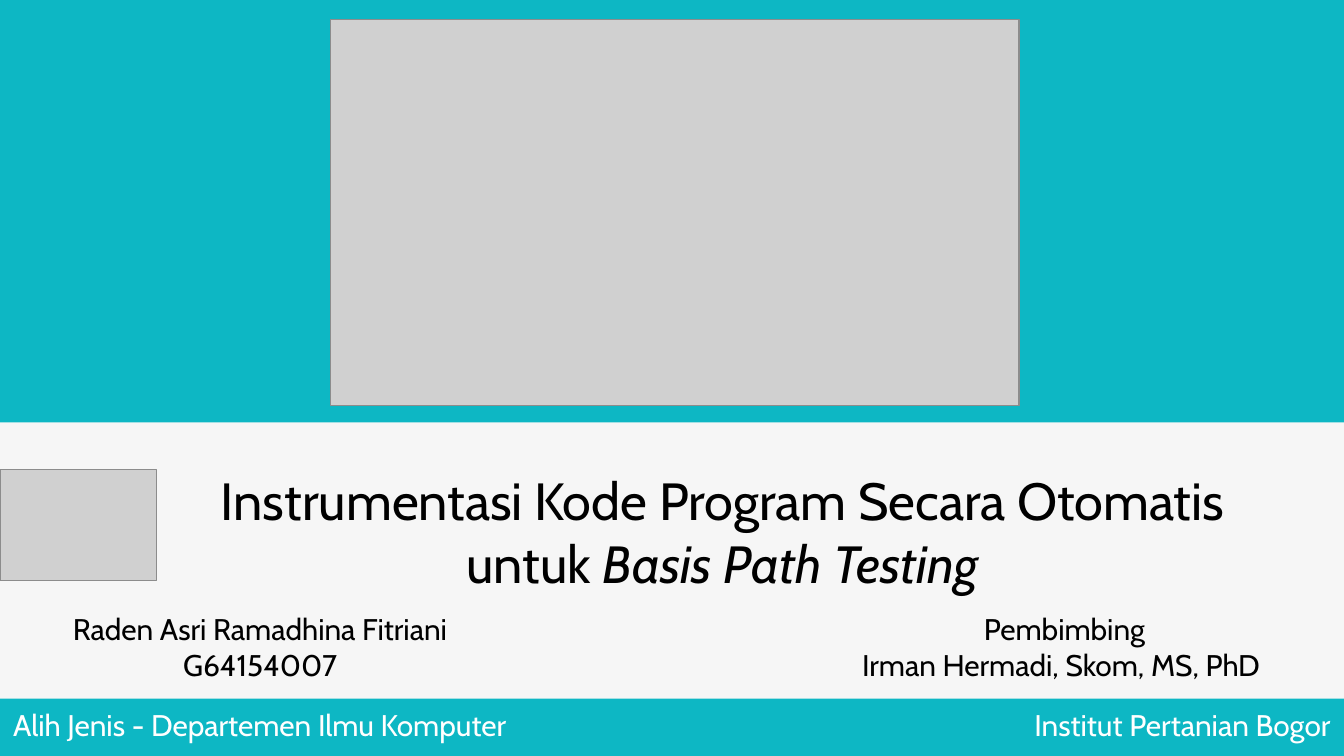
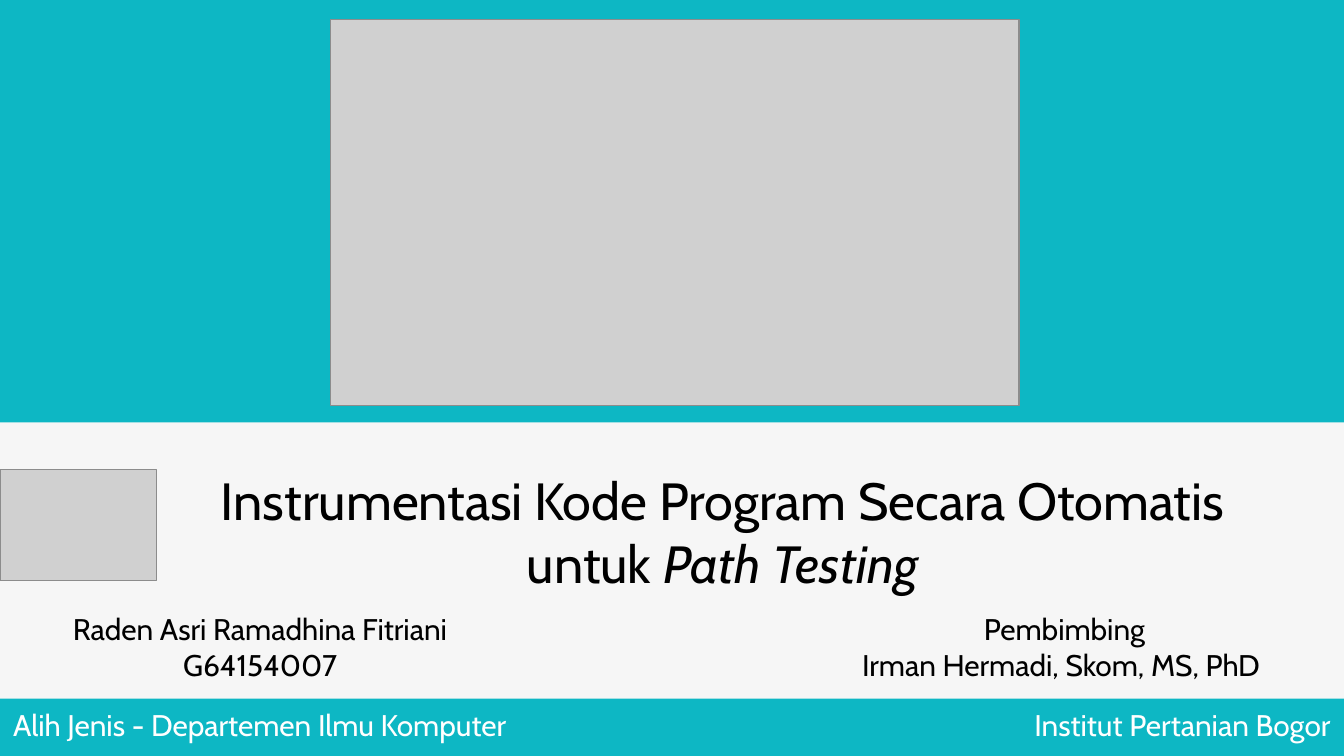
Before and after one commit to radenasrirf/skripsi, a slide deck: slide 1 of Seminar Raden Asri G64154007 - PPT.pptx. Drawn at 1344x756 pixels with LibreOffice and Linux fonts; fonts in the diff are those of the drawing; grey boxes stand for pictures. Boxes give left, top, right and bottom in pixels: in the first picture for what was removed or moved away, otherwise in the second. Text is boxed around its words. In the diff, an @@ line names an element or a change of style, - is before the commit and + after.

```diff
--- a/Seminar Raden Asri G64154007 - PPT.pptx
+++ b/Seminar Raden Asri G64154007 - PPT.pptx
@@ text at box(221, 480, 1224, 595): text changed @@
-Instrumentasi Kode Program Secara Otomatis untuk Basis Path Testing
+Instrumentasi Kode Program Secara Otomatis untuk Path Testing
```
Also in this commit, not shown: 5 other slides changed, 1 slide removed, 18 other files.
